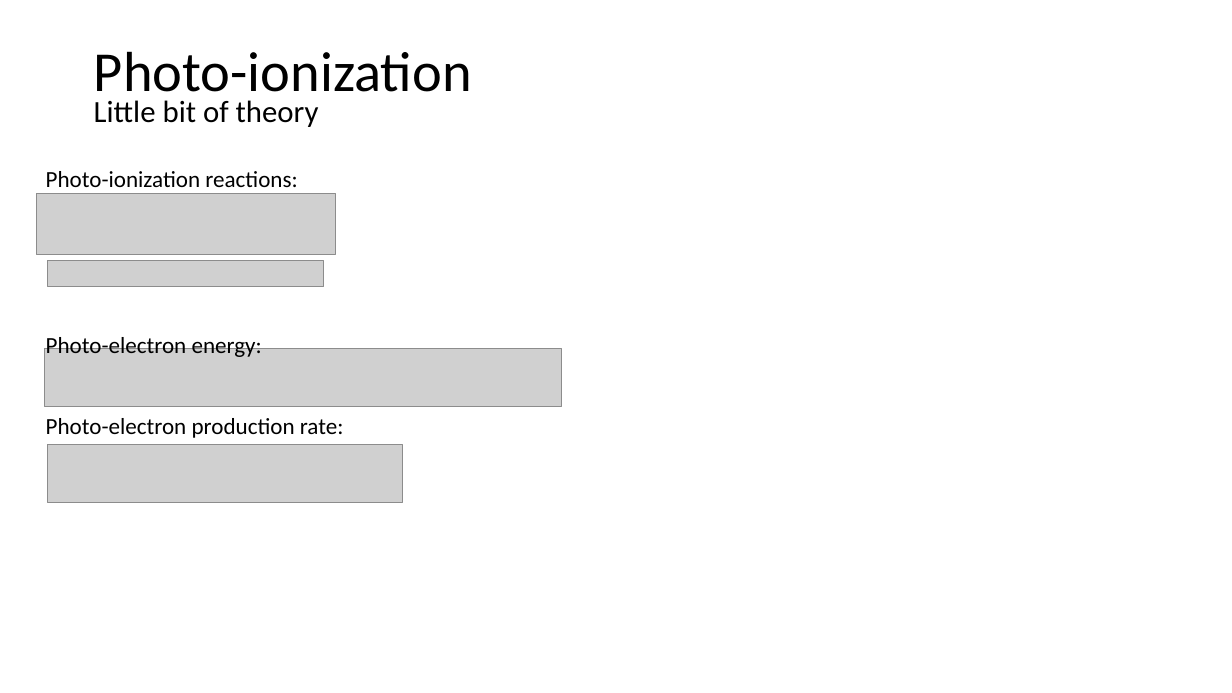
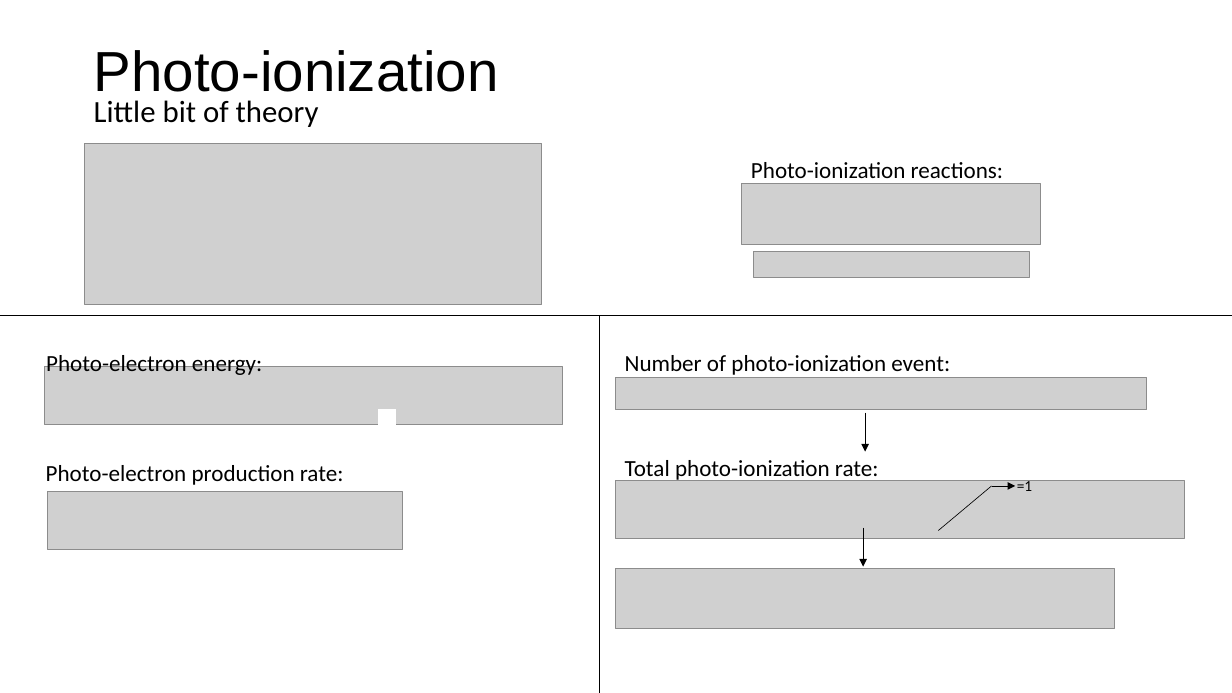
Before and after one commit to tva050/FYS-3003, a slide deck: slide 12 of exam.pptx. Drawn at 1232x693 pixels with LibreOffice and Linux fonts; fonts in the diff are those of the drawing; grey boxes stand for pictures. Boxes give left, top, right and bottom in pixels: in the first picture for what was removed or moved away, otherwise in the second. Text is boxed around its words. In the diff, an @@ line names an element or a change of style, - is before the commit and + after.

```diff
--- a/exam.pptx
+++ b/exam.pptx
@@ title "Photo-ionization" at <box>94,50,499,102</box>: font Calibri to Arial @@
@@ picture added at <box>85,143,543,304</box> @@
@@ 2 pictures, 1 text: place and size @@
-2 pictures, 1 text at <box>37,171,335,287</box>
+2 pictures, 1 text at <box>742,162,1041,277</box>
@@ rectangle added at <box>0,316,600,693</box>, outline #000000 0.75 pt @@
@@ rectangle added at <box>600,316,1232,693</box>, outline #000000 0.75 pt @@
@@ text "Photo-electron energy:": place and size @@
-text "Photo-electron energy:" at <box>46,333,262,357</box>
+text "Photo-electron energy:" at <box>46,352,262,375</box>
@@ text added at <box>625,355,950,378</box>, 18 pt, text #000000 @@
+Number of photo-ionization event:
@@ picture: place and size @@
-picture at <box>44,348,562,407</box>
+picture at <box>44,367,562,425</box>
@@ picture added at <box>616,377,1147,409</box> @@
@@ rectangle added at <box>378,410,396,425</box>, fill #FFFFFF, outline #FFFFFF 1 pt @@
@@ arrow added from (865, 413) to (865, 452), #000000 0.5 pt @@
@@ text "Photo-electron production rate:": place and size @@
-text "Photo-electron production rate:" at <box>46,418,344,438</box>
+text "Photo-electron production rate:" at <box>46,465,344,485</box>
@@ text added at <box>625,460,879,482</box>, 18 pt, text #000000 @@
+Total photo-ionization rate:
@@ text added at <box>1017,478,1032,491</box>, 12 pt, text #000000 @@
+=1
@@ picture: place and size @@
-picture at <box>48,445,403,503</box>
+picture at <box>48,492,403,550</box>
@@ picture added at <box>616,481,1184,539</box> @@
@@ line added from (939, 531) to (992, 486), #000000 0.5 pt @@
@@ arrow added from (992, 486) to (1016, 486), #000000 0.5 pt @@
@@ arrow added from (863, 528) to (863, 567), #000000 0.5 pt @@
@@ picture added at <box>616,568,1115,628</box> @@
```
Also in this commit, not shown: 5 other slides changed, 16 slides added, 8 other files.
